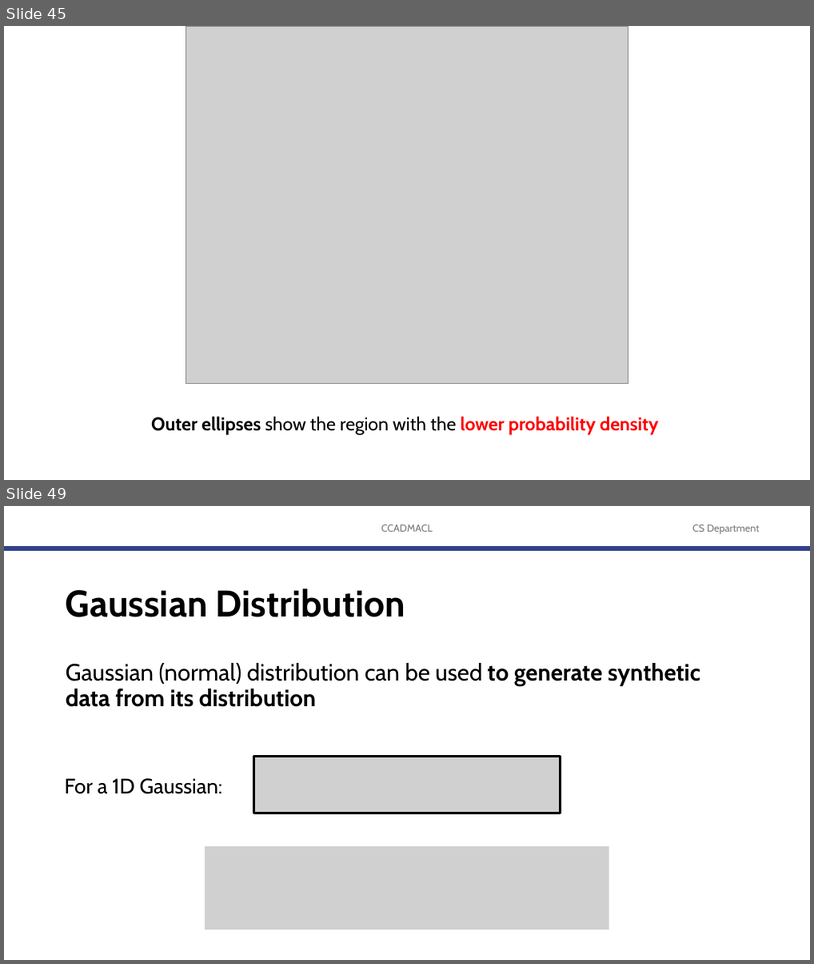
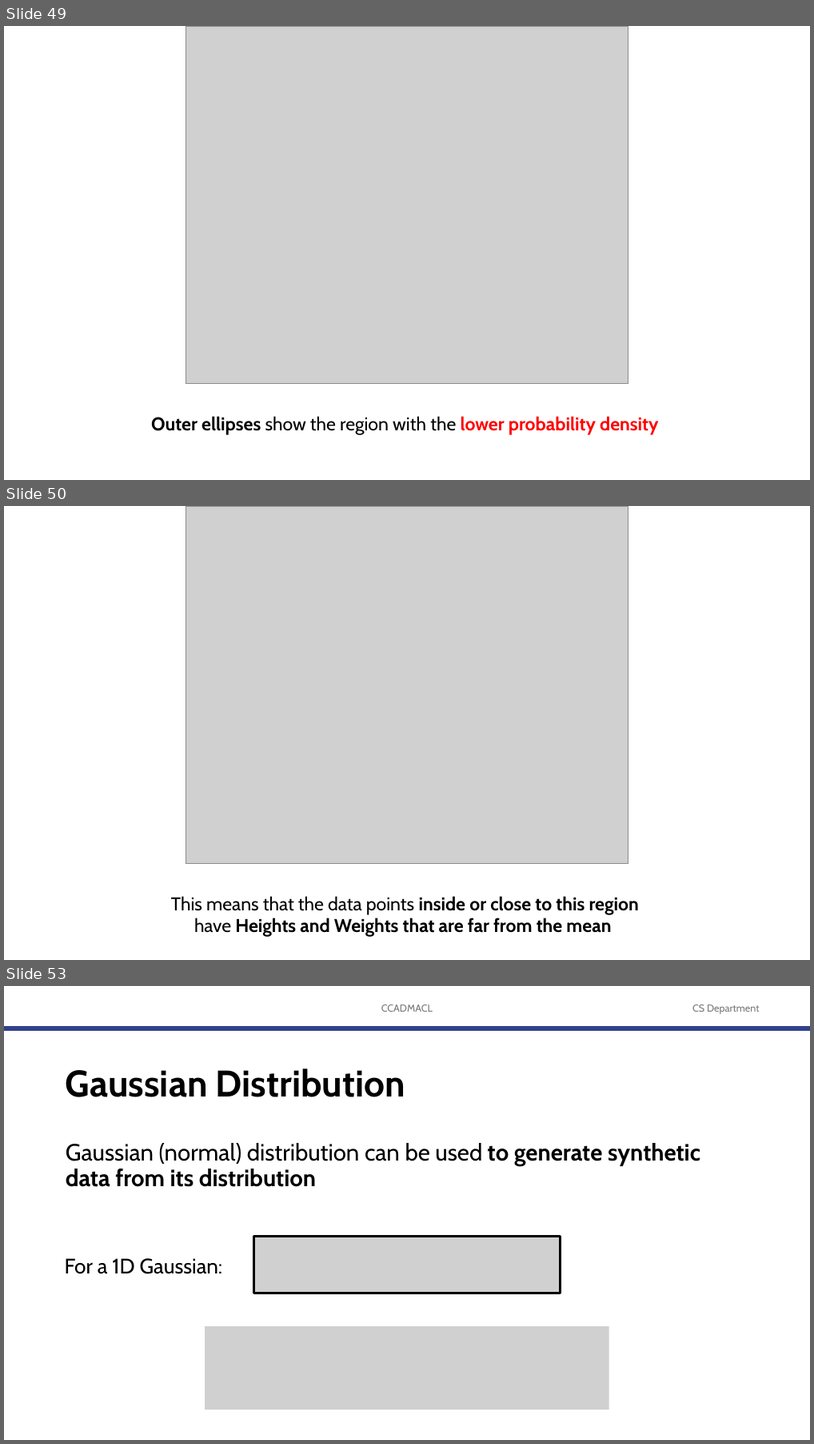
Before and after one commit to robitussin/CCADMACL, a slide deck: 8 - Gaussian Mixture Models/Introduction to Gaussian Mixture Models.pptx. Shown one above the other, each under a label of ours: slides 45 and 49 before the commit, slides 49, 50 and 53 after it; the slides between them are not shown. The pictures are 814x964 and 814x1444 pixels, drawn with LibreOffice and Linux fonts; fonts in the diff are those of the drawing; grey boxes stand for pictures; background and template pictures are left out. Boxes give left, top, right and bottom in pixels: in the first picture for what was removed or moved away, otherwise in the second. Text is boxed around its words. In the diff, an @@ line names an element or a change of style, - is before the commit and + after.

```diff
--- a/8 - Gaussian Mixture Models/Introduction to Gaussian Mixture Models.pptx
+++ b/8 - Gaussian Mixture Models/Introduction to Gaussian Mixture Models.pptx
@@ slide 50 added at (x1=4, y1=506, x2=810, y2=960), background #FFFFFF @@
@@ picture added at (x1=186, y1=506, x2=629, y2=864) @@
@@ text added at (x1=171, y1=896, x2=639, y2=936), 22 pt, text #000000, bold @@
+This means that the data points inside or close to this region
+have Heights and Weights that are far from the mean
@@ what was slide 45 is now slide 49 @@
@@ what was slide 49 is now slide 53 @@
```
Also in this commit, not shown: 5 slides changed, 18 other slides added, 1 slide removed.
